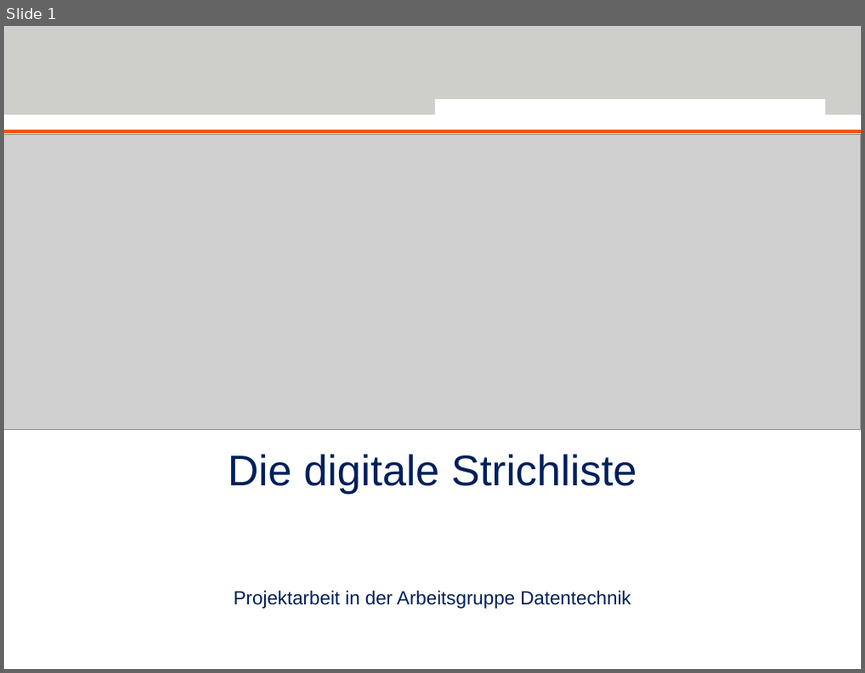
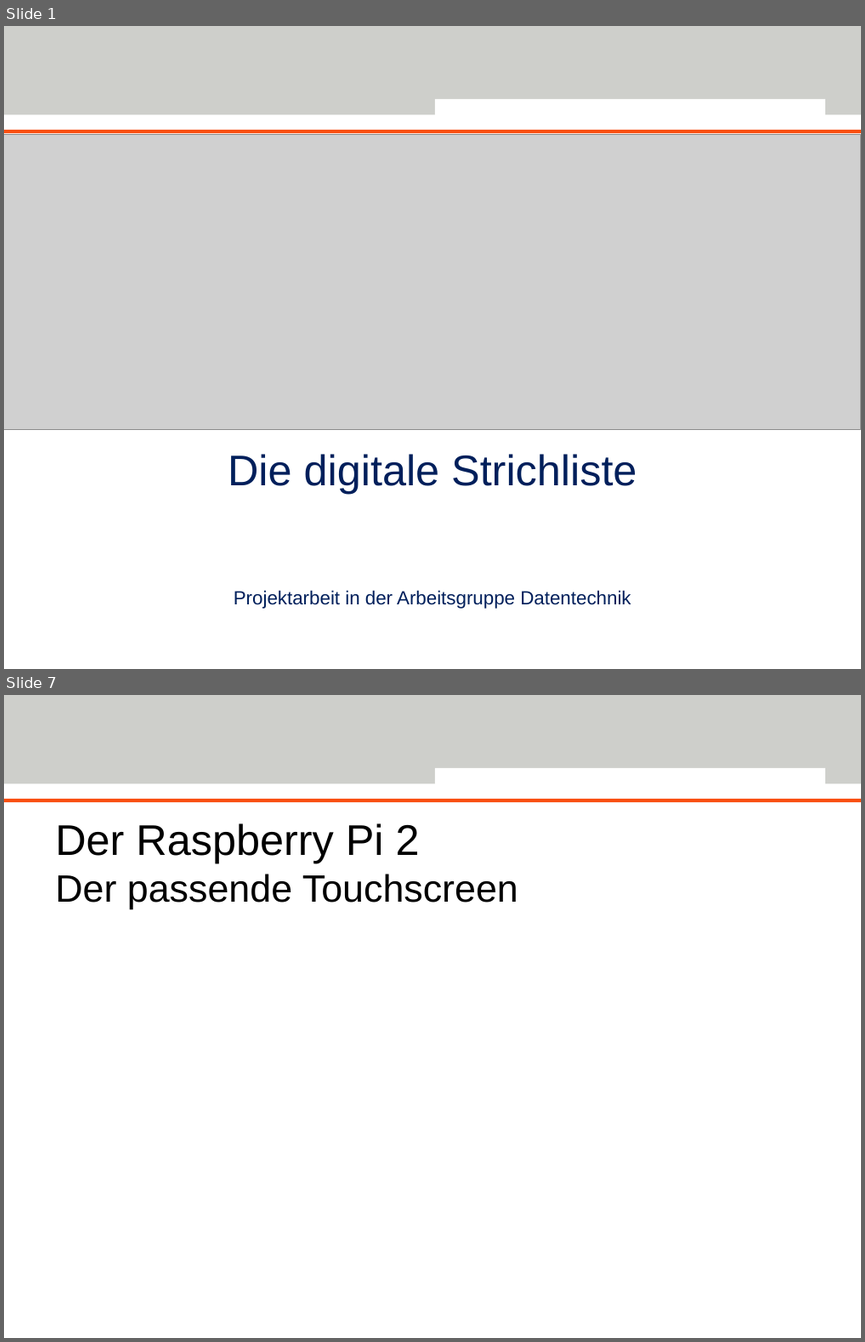
Before and after one commit to Deltachi/Tally_Teamproject, a slide deck: documents/presentation/TallyFinal.pptx. Shown one above the other, each under a label of ours: slide 1 before the commit, slides 1 and 7 after it; the slides between them are not shown. The pictures are 865x673 and 865x1342 pixels, drawn with LibreOffice and Linux fonts; fonts in the diff are those of the drawing; grey boxes stand for pictures; background and template pictures are left out. Boxes give left, top, right and bottom in pixels: in the first picture for what was removed or moved away, otherwise in the second. Text is boxed around its words. In the diff, an @@ line names an element or a change of style, - is before the commit and + after.

```diff
--- a/documents/presentation/TallyFinal.pptx
+++ b/documents/presentation/TallyFinal.pptx
@@ slide 7 added at box(4, 695, 861, 1338), background #FFFFFF; not listed: 3 template elements that a slide beside it also shows @@
@@ title added at box(55, 823, 518, 909), 32 pt, text #000000 @@
+Der Raspberry Pi 2
+Der passende Touchscreen
```
Also in this commit, not shown: 1 slide changed, 8 other slides added, 1 slide removed, 2 other files.
